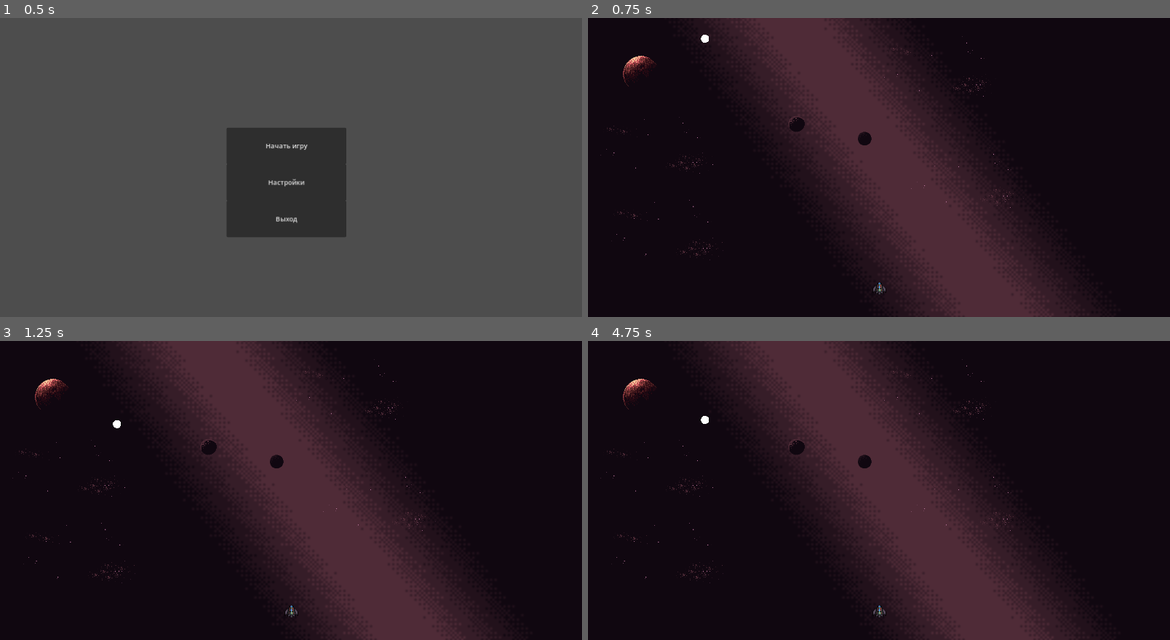
Above: before the commit, frames 1-4 (two rows, left to right).
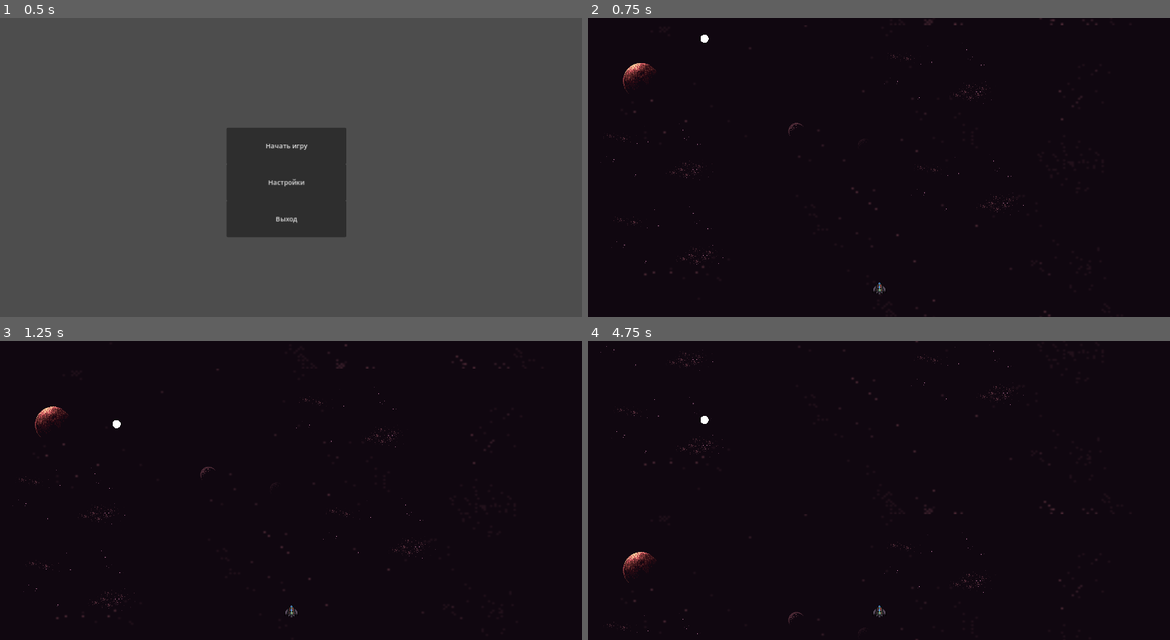
Above: after the commit, the same moments.

Repository: BrightKii/Space-Adventure
Game: Godot game, scene res://main_menu.tscn
Two runs of this game, one before a commit and one after it. Both use one fixed random seed, a clock stepped at 60 frames per second and the inputs below. The project has no main scene, so this scene is started directly.
Inputs:
- Up to frame 1 (0.5 s): no input
- Up to frame 2 (0.75 s): click "Начать игру" at 0.5 s
- Up to frame 3 (1.25 s): no input
- Up to frame 4 (4.75 s): hold D (teleport_right) 1.28-2.03 s; hold A (teleport_left) 2.03-2.78 s; hold D (teleport_right) 2.78-4.28 s; hold A (teleport_left) from 4.28 s (still down)

Frame 1 is identical in both runs. In frame 2, 29% of the frame differs, in the area x 2-88%, y 0-100%; in frame 3, 29%; in frame 4, 29%.

Commit message:
Апдейт игры
Я добавил прокрутку заднего фона aka космоса для игры для имитации полёта, комментарии оставил. Также, я  по сути отделил задний фон и сделал как отдельную сцену или узел. Так удобней запускать и редачить, поэтому предпочтительней наверное потом тоже самое сделать с кораблём и некоторыми другими объектами игры.

Diff:
--- /dev/null
+++ b/game_background.gd
@@ -0,0 +1,14 @@
+extends ParallaxBackground
+
+var scorlling_speed = 100 # переменная содержащая скорость прокрутки фона игры
+"""
+Ниже в покадровой обработке представлена формула, взаимодействующая с
+параметром y нашего GameBackground. Тут я пока не разобрался, но по сути,
+у нас как я понял в редакторе изменённая система координат. И для того, чтобы фон
+двигался вниз или вправо, то нужно к оси у или x прибавлять. А для того, чтоб фон
+двигался влево или вверх, то должно значение отниматься каждый кадр(Почему так,
+пока не понял. Скорее всего связано с особенностями либо редактора, либо по сути
+центра какого-либо узла. Потом узнаю)
+"""
+func _process(delta):
+	scroll_offset.y += scorlling_speed * delta
--- /dev/null
+++ b/game_background.tscn
@@ -0,0 +1,52 @@
+[gd_scene load_steps=6 format=3 uid="uid://wwo73a360roa"]
+
+[ext_resource type="Script" path="res://game_background.gd" id="1_3bjd1"]
+[ext_resource type="Texture2D" uid="uid://c5djgetgtdnm" path="res://Space Assets/parallax-space-backgound(edited).png" id="1_di7t1"]
+[ext_resource type="Texture2D" uid="uid://c3dtcp56cufii" path="res://Space Assets/parallax-space-big-planet.png" id="2_4elws"]
+[ext_resource type="Texture2D" uid="uid://cus7inc4c1jax" path="res://Space Assets/parallax-space-far-planets.png" id="3_d2f66"]
+[ext_resource type="Texture2D" uid="uid://co8l330w7i4qi" path="res://Space Assets/parallax-space-stars.png" id="4_ffxf6"]
+
+[node name="GameBackground" type="ParallaxBackground"]
+script = ExtResource("1_3bjd1")
+
+[node name="ParallaxLayer" type="ParallaxLayer" parent="."]
+motion_mirroring = Vector2(0, 720)
+
+[node name="Parallax-space-backgound(edited)" type="Sprite2D" parent="ParallaxLayer"]
+position = Vector2(700, 360)
+scale = Vector2(5.14706, 4.5)
+texture = ExtResource("1_di7t1")
+
+[node name="ParallaxLayer2" type="ParallaxLayer" parent="."]
+motion_mirroring = Vector2(0, 720)
+
+[node name="Parallax-space-big-planet" type="Sprite2D" parent="ParallaxLayer2"]
+position = Vector2(126, 135)
+texture = ExtResource("2_4elws")
+
+[node name="ParallaxLayer3" type="ParallaxLayer" parent="."]
+motion_mirroring = Vector2(0, 720)
+
+[node name="Parallax-space-far-planets" type="Sprite2D" parent="ParallaxLayer3"]
+position = Vector2(573, 309)
+texture = ExtResource("3_d2f66")
+
+[node name="ParallaxLayer4" type="ParallaxLayer" parent="."]
+motion_mirroring = Vector2(0, 720)
+
+[node name="Parallax-space-stars1" type="Sprite2D" parent="ParallaxLayer4"]
+position = Vector2(163, 302)
+scale = Vector2(1, 0.9375)
+texture = ExtResource("4_ffxf6")
+
+[node name="Parallax-space-stars2" type="Sprite2D" parent="ParallaxLayer4"]
+position = Vector2(911, 380)
+texture = ExtResource("4_ffxf6")
+
+[node name="Parallax-space-stars3" type="Sprite2D" parent="ParallaxLayer4"]
+position = Vector2(188, 506)
+texture = ExtResource("4_ffxf6")
+
+[node name="Parallax-space-stars4" type="Sprite2D" parent="ParallaxLayer4"]
+position = Vector2(846, 112)
+texture = ExtResource("4_ffxf6")
--- a/space.tscn
+++ b/space.tscn
@@ -1,12 +1,9 @@
-[gd_scene load_steps=11 format=3 uid="uid://c4utproqfxo80"]
+[gd_scene load_steps=8 format=3 uid="uid://c4utproqfxo80"]
 
 [ext_resource type="Texture2D" uid="uid://bnk7tfehnimxq" path="res://Space Assets/Nairan - Bomber - Base.png" id="1_ak2fy"]
-[ext_resource type="Texture2D" uid="uid://cjf03kqeyeyh3" path="res://Space Assets/parallax-space-backgound.png" id="1_swh86"]
 [ext_resource type="Script" path="res://УДАЛИТЬ_Скрипт_примера_метеорита.gd" id="1_vyc7i"]
 [ext_resource type="Script" path="res://Ship_movement.gd" id="2_e1p07"]
-[ext_resource type="Texture2D" uid="uid://c3dtcp56cufii" path="res://Space Assets/parallax-space-big-planet.png" id="2_o3vw2"]
-[ext_resource type="Texture2D" uid="uid://cus7inc4c1jax" path="res://Space Assets/parallax-space-far-planets.png" id="3_k36gs"]
-[ext_resource type="Texture2D" uid="uid://co8l330w7i4qi" path="res://Space Assets/parallax-space-stars.png" id="4_y0dk2"]
+[ext_resource type="PackedScene" uid="uid://wwo73a360roa" path="res://game_background.tscn" id="4_7dqli"]
 
 [sub_resource type="CircleShape2D" id="CircleShape2D_7q1f8"]
 
@@ -21,7 +18,7 @@
 [node name="Space" type="Node2D"]
 
 [node name="УДАЛИТЬ_Пример_метеорита" type="CharacterBody2D" parent="."]
-position = Vector2(280, 0)
+position = Vector2(279, 0)
 motion_mode = 1
 script = ExtResource("1_vyc7i")
 
@@ -42,42 +39,4 @@
 [node name="Sprite2D" type="Sprite2D" parent="Ship"]
 texture = ExtResource("1_ak2fy")
 
-[node name="ParallaxBackground" type="ParallaxBackground" parent="."]
-
-[node name="ParallaxLayer" type="ParallaxLayer" parent="ParallaxBackground"]
-
-[node name="Parallax-space-backgound" type="Sprite2D" parent="ParallaxBackground/ParallaxLayer"]
-position = Vector2(712.58, 364.5)
-scale = Vector2(5.35603, 5.33125)
-texture = ExtResource("1_swh86")
-
-[node name="ParallaxLayer2" type="ParallaxLayer" parent="ParallaxBackground"]
-
-[node name="Parallax-space-big-planet" type="Sprite2D" parent="ParallaxBackground/ParallaxLayer2"]
-position = Vector2(126, 135)
-texture = ExtResource("2_o3vw2")
-
-[node name="ParallaxLayer3" type="ParallaxLayer" parent="ParallaxBackground"]
-
-[node name="Parallax-space-far-planets" type="Sprite2D" parent="ParallaxBackground/ParallaxLayer3"]
-position = Vector2(573, 309)
-texture = ExtResource("3_k36gs")
-
-[node name="ParallaxLayer4" type="ParallaxLayer" parent="ParallaxBackground"]
-
-[node name="Parallax-space-stars1" type="Sprite2D" parent="ParallaxBackground/ParallaxLayer4"]
-position = Vector2(163, 302)
-scale = Vector2(1, 0.9375)
-texture = ExtResource("4_y0dk2")
-
-[node name="Parallax-space-stars2" type="Sprite2D" parent="ParallaxBackground/ParallaxLayer4"]
-position = Vector2(911, 380)
-texture = ExtResource("4_y0dk2")
-
-[node name="Parallax-space-stars3" type="Sprite2D" parent="ParallaxBackground/ParallaxLayer4"]
-position = Vector2(188, 506)
-texture = ExtResource("4_y0dk2")
-
-[node name="Parallax-space-stars4" type="Sprite2D" parent="ParallaxBackground/ParallaxLayer4"]
-position = Vector2(846, 112)
-texture = ExtResource("4_y0dk2")
+[node name="GameBackground" parent="." instance=ExtResource("4_7dqli")]
Binary file added: Space Assets/parallax-space-backgound(edited).png
Not shown, added: Space Assets/parallax-space-backgound(edited).png.import
